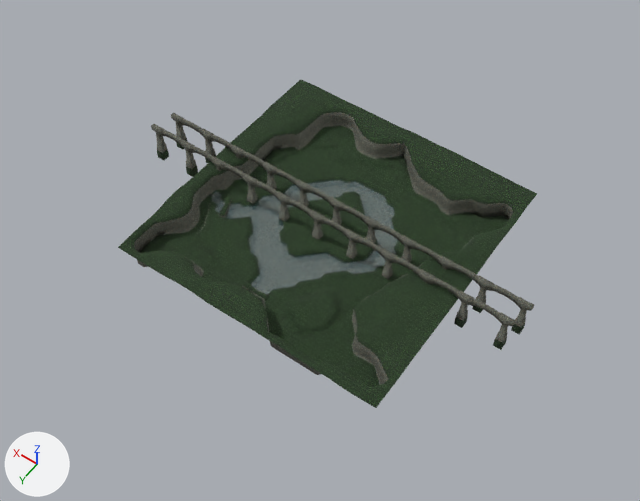
Renders of the FBX model Assets/Models/env_swamp/env_swamp.fbx from each side of a commit.
The view is the same before and after, from a 50 mm lens placed at (-42.8, 62.8, 93.5), pointed at (-0.6, 3.8, 0.9). Arrows for +X, +Y and +Z are at lower left; the lights stay in place. The picture after the commit comes second. Where no turn or scale is listed for an object, it has been applied to the vertices.

Objects in the first picture: 'env_swamp', 'stone_arch', 'stone_arch.001', 'stone_pillars' and 2 more.
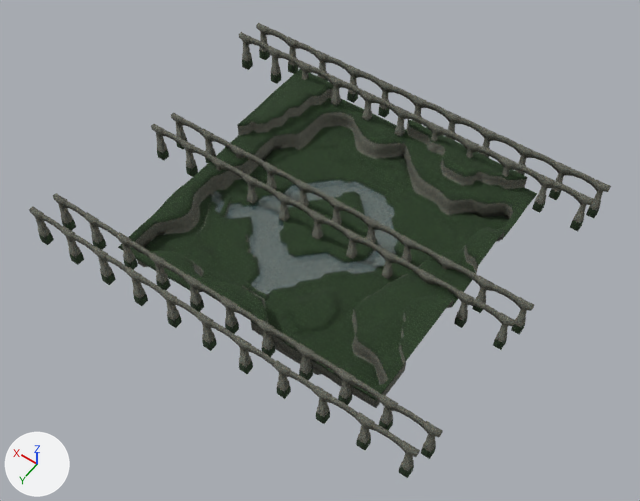
Where the newer file only moved an object's origin or applied its transform, the numbers keep the older frame.

What the commit changed:
me_cube_015 is used by ob_stone_arch; location (-23.8, 1.6, 4.6); rotation (1.571, 0.0, 0.0), in degrees (90, 0, 0); scale (0.01, 0.01, 0.01).
me_cube_015 had 280 vertices, 260 faces and spanned x -300.0..5326.0, y -175.0..36.0, z -17.0..17.0.
me_cube_015 now has 280 vertices, 260 faces and spans x -3.0..53.0, y 0.0, z -2.0..0.0.
me_cube_015 part 1: the whole mesh is turned 90 degrees about the x axis through the mesh origin and scaled by 0.01.
me_cube_016 is used by ob_stone_arch_001; location (-24.6, -1.7, 4.6); rotation (1.571, 0.0, 0.0), in degrees (90, 0, 0); scale (0.01, 0.01, 0.01).
me_cube_016 had 280 vertices, 260 faces and spanned x -300.0..5326.0, y -175.0..36.0, z -17.0..17.0.
me_cube_016 now has 280 vertices, 260 faces and spans x -3.0..53.0, y 0.0, z -2.0..0.0.
me_cube_016 part 6: the whole mesh is turned 90 degrees about the x axis through the mesh origin and scaled by 0.01.
me_grid is used by ob_env_swamp; location (0.0, 0.0, 0.0).
me_grid had 2420 vertices, 2489 faces and spanned x -20.1..20.1, y -20.1..20.2, z -1.0..3.7.
me_grid now has 2612 vertices, 2703 faces and spans x -20.1..20.1, y -20.1..20.2, z -1.0..5.7.
me_grid part 2: 11 vertices moved from x -19.0..2.7, y -8.1..19.2, z 3.0..3.6 to x -19.0..2.6, y -9.1..18.2, z 4.0..5.3; 42 vertices removed from x -20.0..6.1, y -9.0..20.1, z 3.0..3.6; 156 vertices added at x -20.1..7.2, y -10.0..20.2, z 3.5..5.7.
me_grid part 3: 15 vertices moved from x 15.1..19.0, y -19.0..-8.1, z 3.1..3.6 to x 14.1..19.1, y -19.0..-7.1, z 4.1..5.5; 50 vertices removed from x 14.0..20.0, y -20.0..-6.0, z 3.0..3.5; 84 vertices added at x 13.1..20.1, y -20.0..-5.0, z 4.1..5.6.
me_grid part 4: 10 vertices moved from x -15.1..-4.9, y -19.1..-16.1, z 3.1..3.7 to x -15.1..-4.9, y -18.3..-15.1, z 4.3..5.5; 37 vertices removed from x -17.0..0.1, y -20.1..-16.1, z 3.0..3.6; 81 vertices added at x -18.0..1.0, y -20.1..-15.1, z 4.0..5.7.
me_grid part 5: 11 kept faces spanning x -17.2..18.0, y -19.0..18.2, z -1.0..5.4 get new texture (UV) coordinates.
Mesh me_cube_012 is new.
It has 280 vertices, 260 faces and spans x -3.0..53.3, y -0.2..0.2, z -1.7..0.4.
It uses material mat_env_texture (picture img_env_swamp_png).
Object 'stone_pillars.002' (ob_stone_pillars_002) is new; it shows a copy of the mesh of ob_stone_pillars.
Its location is (-26.6, -18.6, 5.8).
Object 'stone_arch.005' (ob_stone_arch_005) is new; it shows me_cube_016.
Its location is (-24.6, -21.9, 7.7).
Object 'stone_arch.003' (ob_stone_arch_003) is new; it shows me_cube_012.
Its location is (-24.6, 20.6, 7.5).
Object 'stone_pillars.001' (ob_stone_pillars_001) is new; it shows a copy of the mesh of ob_stone_pillars.
Its location is (-26.6, 23.9, 5.6).
Object 'stone_arch.004' (ob_stone_arch_004) is new; it shows me_cube_015.
Its location is (-23.8, -18.6, 7.7).
Object 'stone_arch.002' (ob_stone_arch_002) is new; it shows a copy of me_cube_012.
Its location is (-23.8, 23.9, 7.5).

Location of each change, [x1, y1, x2, y2] in pixels of the pictures (640 x 501 px; the box of a moved part takes in the faces that stretch with it):
'env_swamp', reshaped
    before: [118, 79, 537, 408]
    after: [118, 69, 537, 408]
'stone_pillars.001', added
    after: [29, 193, 443, 478]
'stone_pillars.002', added
    after: [239, 23, 611, 231]
'stone_arch.003', added
    after: [62, 201, 428, 433]
'stone_arch.002', added
    after: [39, 214, 405, 452]
'stone_arch.005', added
    after: [264, 28, 598, 191]
'stone_arch.004', added
    after: [246, 38, 581, 204]
part 1 of me_cube_015, moved or reshaped
    before: [160, 130, 502, 324]
    after: [246, 38, 581, 204]
part 2 of me_grid, built on
    before: [193, 236, 502, 370]
    after: [199, 227, 505, 408]
part 3 of me_grid, moved or reshaped
    before: [239, 79, 338, 138]
    after: [237, 69, 333, 135]
part 4 of me_grid, moved or reshaped
    before: [403, 129, 524, 192]
    after: [406, 119, 527, 189]
part 5 of me_grid, surface changed
    before: [225, 95, 486, 309]
    after: [286, 93, 484, 182]
part 6 of me_cube_016, moved or reshaped
    before: [179, 119, 521, 309]
    after: [264, 28, 598, 191]
